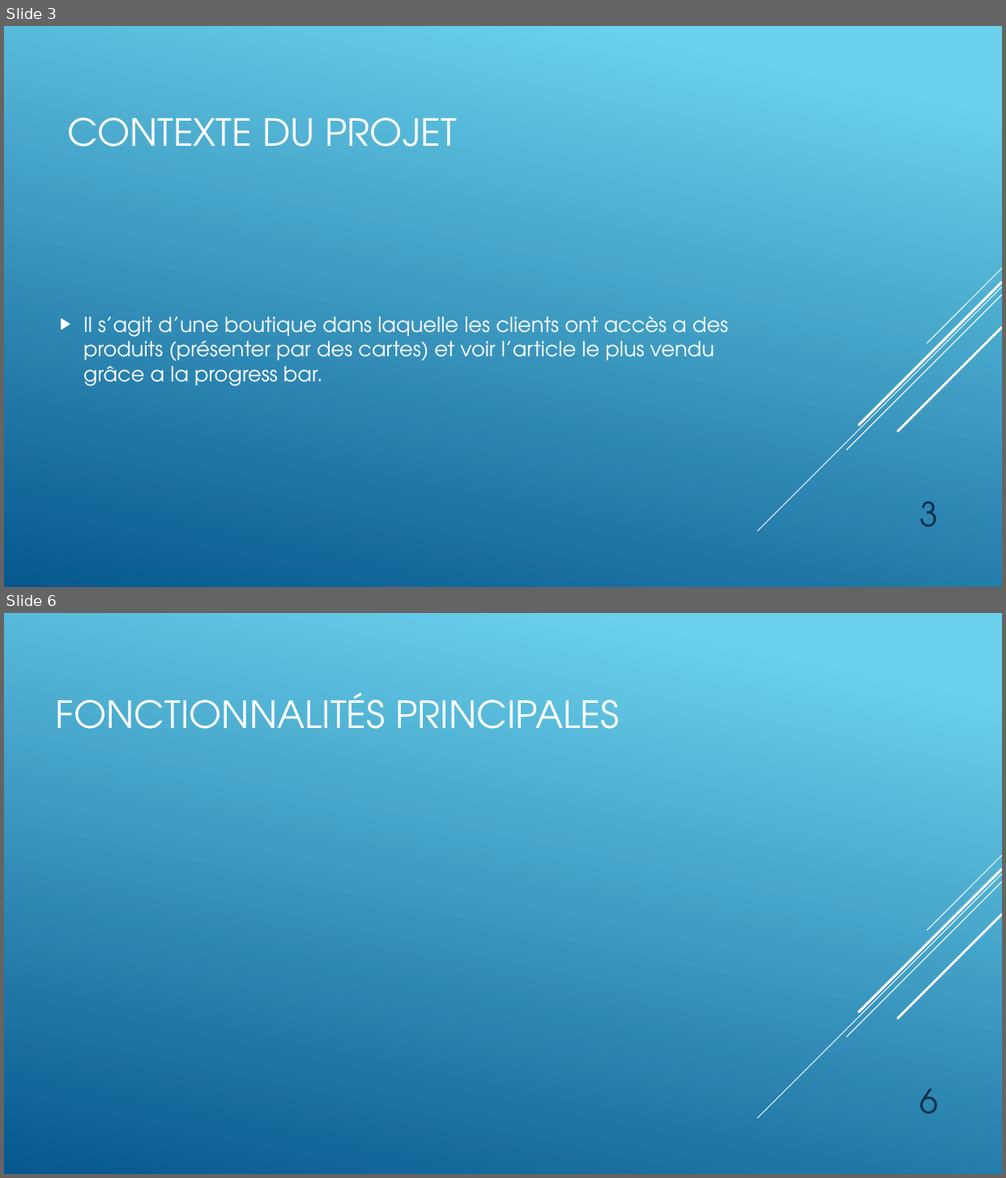
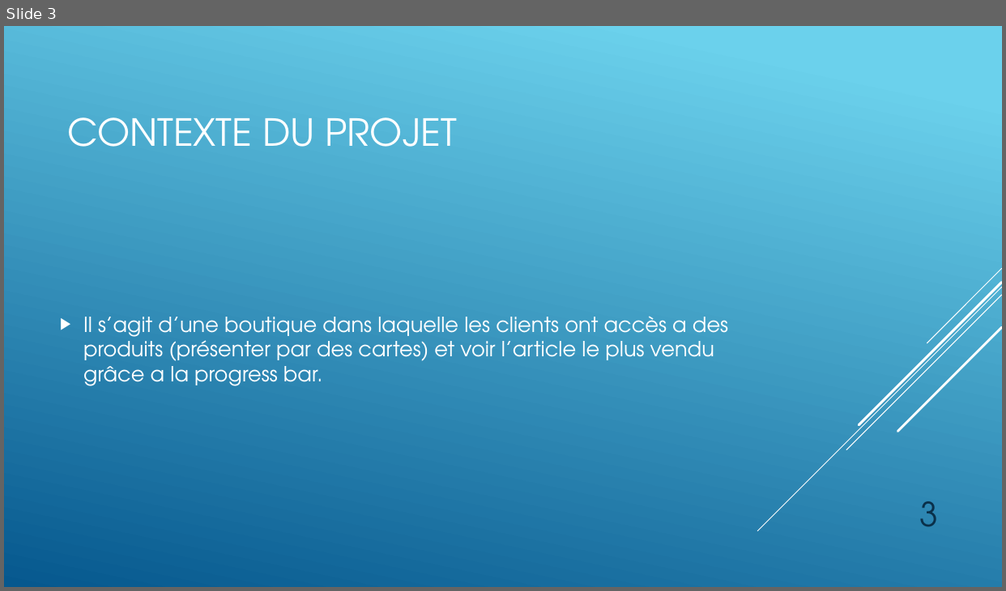
Before and after one commit to anne-parage/Dev-web, a slide deck: Boutique en ligne.pptx. Shown one above the other, each under a label of ours: slides 3 and 6 before the commit, slide 3 after it; the slides between them are not shown. The pictures are 1006x1178 and 1006x591 pixels, drawn with LibreOffice and Linux fonts; fonts in the diff are those of the drawing. Boxes give left, top, right and bottom in pixels: in the first picture for what was removed or moved away, otherwise in the second. Text is boxed around its words. In the diff, an @@ line names an element or a change of style, - is before the commit and + after.

```diff
--- a/Boutique en ligne.pptx
+++ b/Boutique en ligne.pptx
@@ slide 6 removed at (4,613,1002,1174), background gradient #6ED2EB to #06588E; not listed: 5 template elements that a slide beside it also shows @@
@@ title removed at (56,692,619,729) @@
-FONCTIONNALITÉS PRINCIPALES
@@ text removed at (920,1089,939,1114) @@
-6
```
Also in this commit, not shown: 2 slides changed, 2 slides added, 3 other slides removed, 1 other file.
